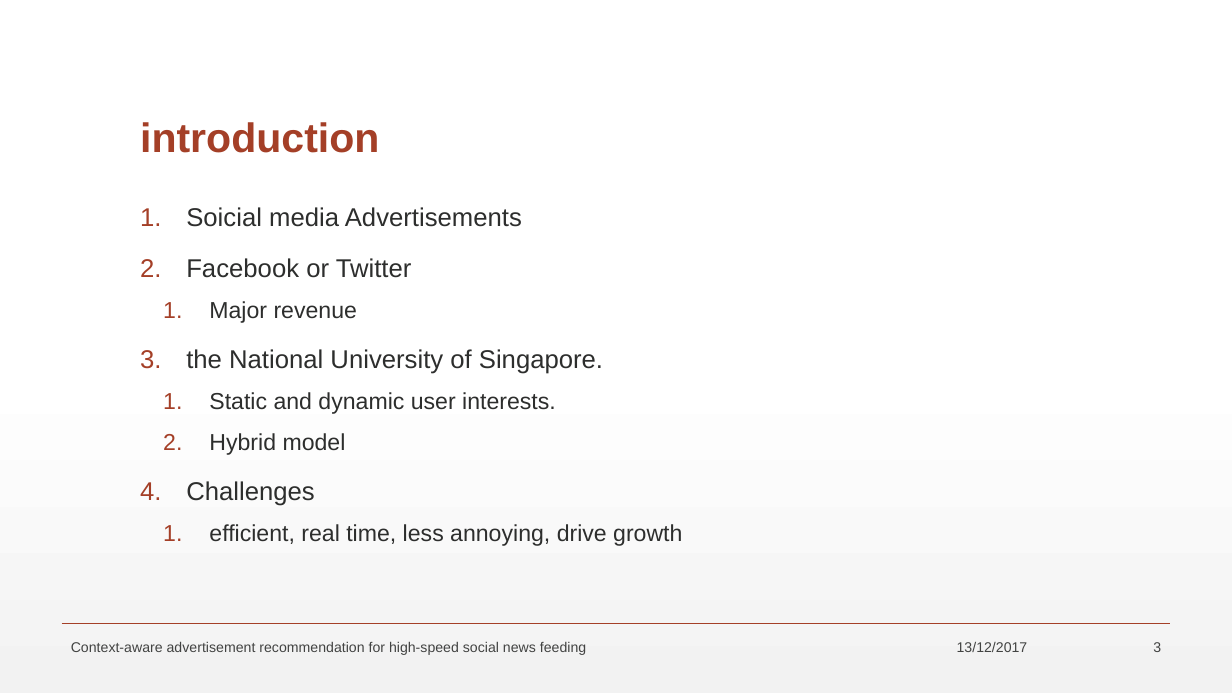
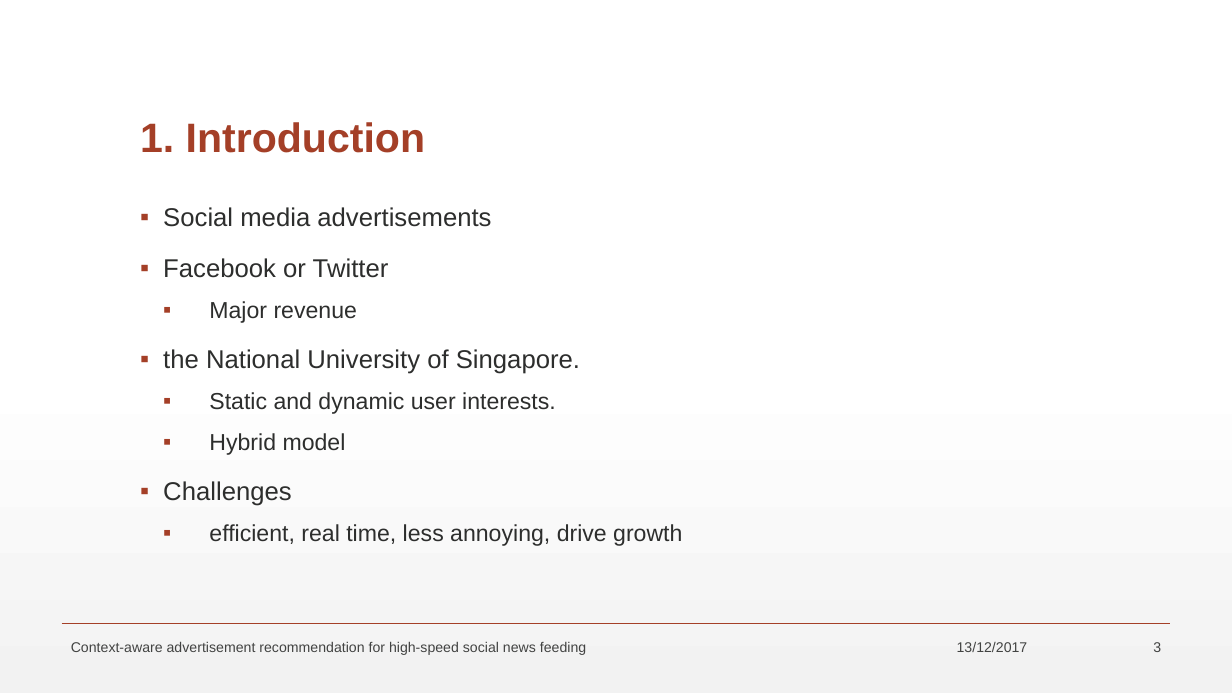
Before and after one commit to maltahan/Seminar, a slide deck: slide 3 of SeminarPresentation.pptx. Drawn at 1232x693 pixels with LibreOffice and Linux fonts; fonts in the diff are those of the drawing. Boxes give left, top, right and bottom in pixels: in the first picture for what was removed or moved away, otherwise in the second. Text is boxed around its words. In the diff, an @@ line names an element or a change of style, - is before the commit and + after.

```diff
--- a/SeminarPresentation.pptx
+++ b/SeminarPresentation.pptx
@@ title at (140,122,425,153): text changed @@
-introduction
+1. Introduction
@@ text at (163,207,491,227): text changed @@
-1. Soicial media Advertisements
+▪ Social media advertisements
@@ text at (163,258,682,546): bullet 1. to ▪ @@
```
Also in this commit, not shown: 10 other slides changed, 3 slides added.
